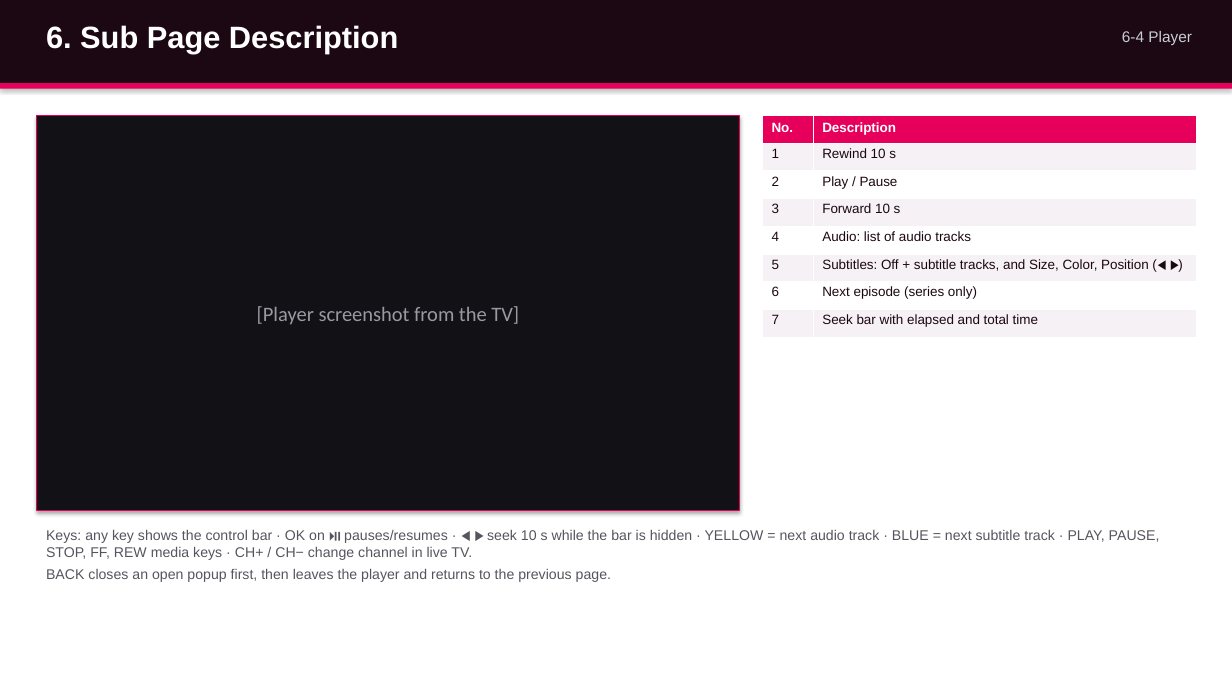
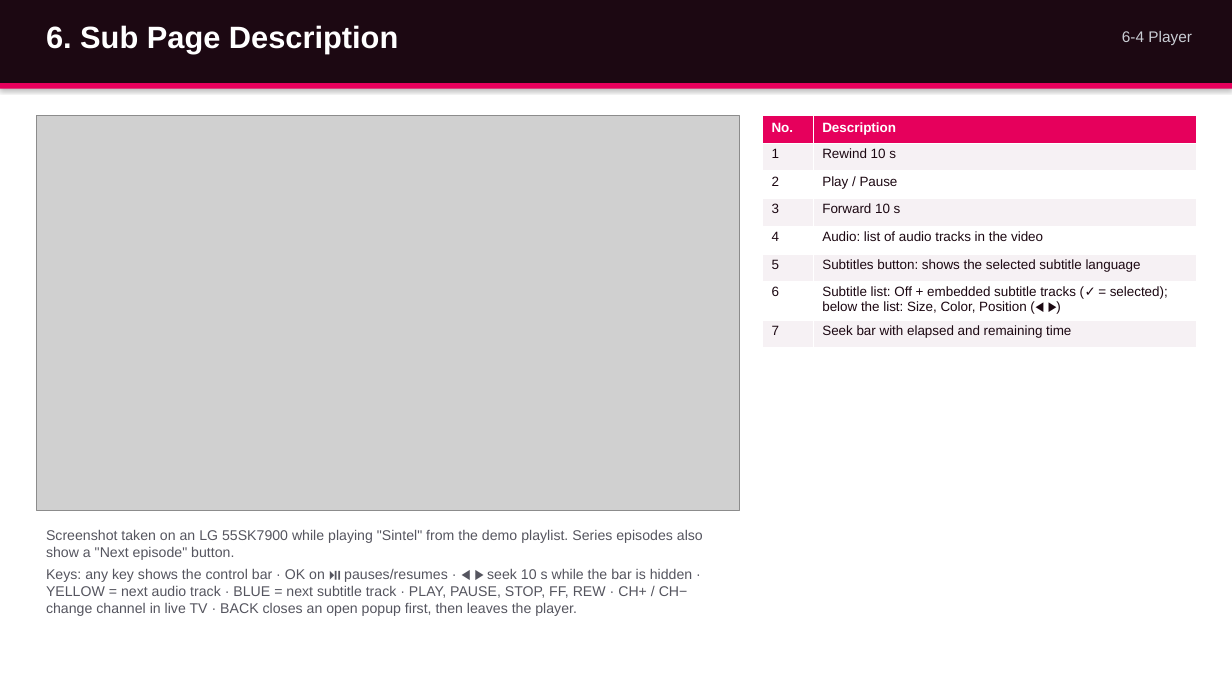
Before and after one commit to FTanBorn/velvo, a slide deck: slide 12 of store/ux_scenario_velvo.pptx. Drawn at 1232x693 pixels with LibreOffice and Linux fonts; fonts in the diff are those of the drawing; grey boxes stand for pictures. Boxes give left, top, right and bottom in pixels: in the first picture for what was removed or moved away, otherwise in the second. Text is boxed around its words. In the diff, an @@ line names an element or a change of style, - is before the commit and + after.

```diff
--- a/store/ux_scenario_velvo.pptx
+++ b/store/ux_scenario_velvo.pptx
@@ rectangle removed at box(37, 116, 739, 511) @@
-[Player screenshot from the TV]
@@ picture added at box(37, 116, 739, 511) @@
@@ table at box(762, 116, 1197, 342) @@
-row 5, column 2: Audio: list of audio tracks
+row 5, column 2: Audio: list of audio tracks in the video
-row 6, column 2: Subtitles: Off + subtitle tracks, and Size, Color, Position (◀ ▶)
+row 6, column 2: Subtitles button: shows the selected subtitle language
-row 7, column 2: Next episode (series only)
+row 7, column 2: Subtitle list: Off + embedded subtitle tracks (✓ = selected); below the list: Size, Color, Position (◀ ▶)
-row 8, column 2: Seek bar with elapsed and total time
+row 8, column 2: Seek bar with elapsed and remaining time
@@ text at box(46, 530, 703, 616): text changed @@
-Keys: any key shows the control bar · OK on ⏯ pauses/resumes · ◀ ▶ seek 10 s while the bar is hidden · YELLOW = next audio track · BLUE = next subtitle track · PLAY, PAUSE, STOP, FF, REW media keys · CH+ / CH− change channel in live TV.
-BACK closes an open popup first, then leaves the player and returns to the previous page.
+Screenshot taken on an LG 55SK7900 while playing "Sintel" from the demo playlist. Series episodes also show a "Next episode" button.
+Keys: any key shows the control bar · OK on ⏯ pauses/resumes · ◀ ▶ seek 10 s while the bar is hidden · YELLOW = next audio track · BLUE = next subtitle track · PLAY, PAUSE, STOP, FF, REW · CH+ / CH− change channel in live TV · BACK closes an open popup first, then leaves the player.
```
Also in this commit, not shown: 1 slide added, 2 other files.
